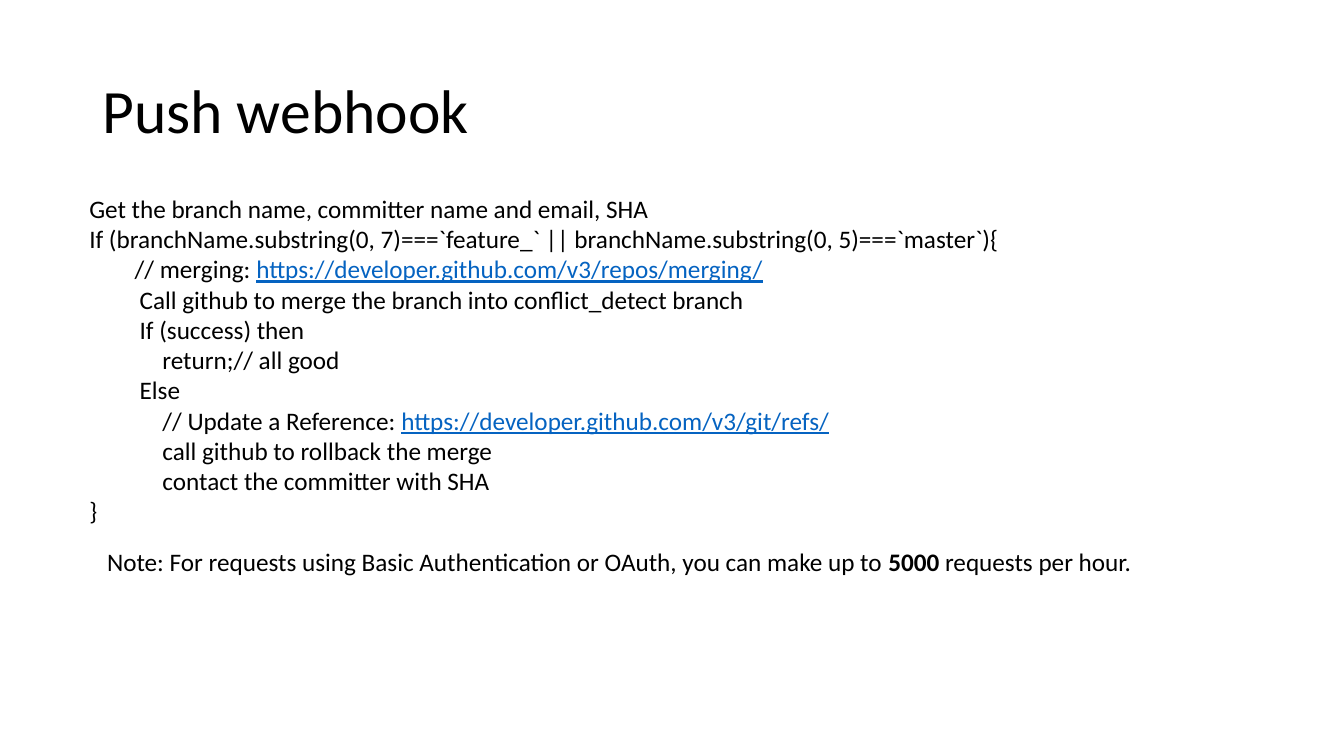
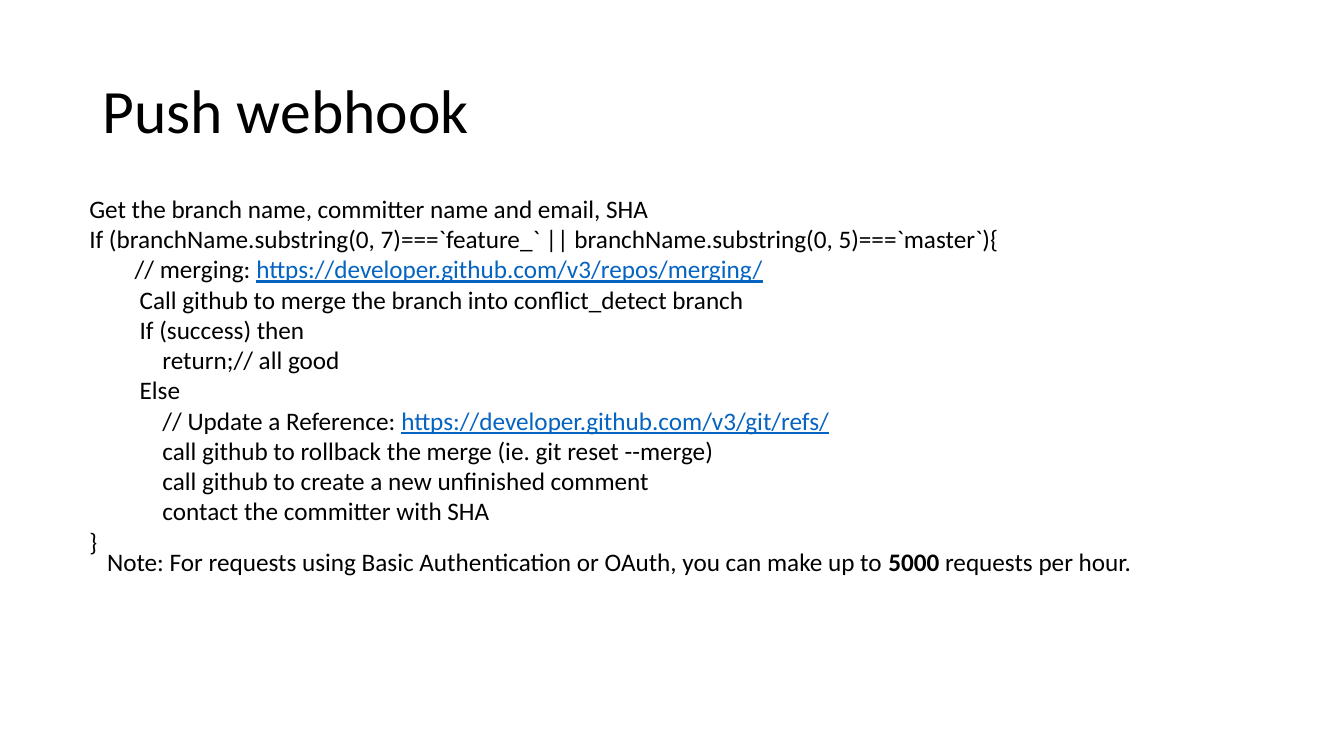
Before and after one commit to chaiyilin/featureToggling, a slide deck: slide 9 of featureToggles.pptx. Drawn at 1344x756 pixels with LibreOffice and Linux fonts; fonts in the diff are those of the drawing. Boxes give left, top, right and bottom in pixels: in the first picture for what was removed or moved away, otherwise in the second. Text is boxed around its words. In the diff, an @@ line names an element or a change of style, - is before the commit and + after.

```diff
--- a/featureToggles.pptx
+++ b/featureToggles.pptx
@@ text at box(162, 441, 713, 495): text changed @@
-  call github to rollback the merge
+  call github to rollback the merge (ie. git reset --merge)
+  call github to create a new unfinished comment
```
Also in this commit, not shown: 9 other slides changed, 3 slides added, 1 slide removed.
